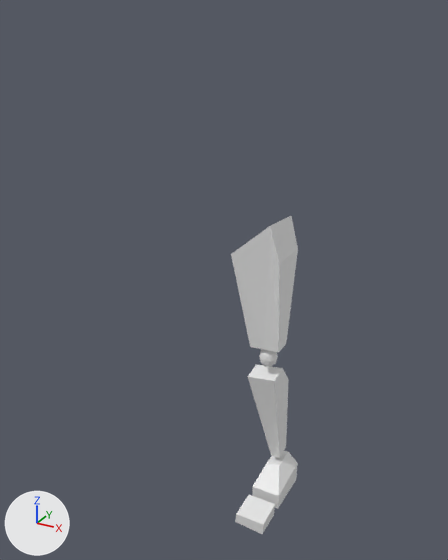
Before and after pictures for a commit that changed the Blender file PolyPeople.blend.
One viewpoint serves both versions: a camera (50 mm lens) standing at (1.43, -2.57, 2.61) and looking at (0.01, 0.01, 1.32). The lights are fixed; the arrows at lower left show +X, +Y and +Z.
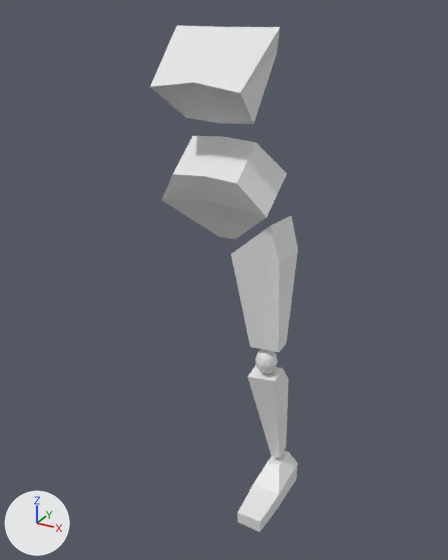
The change, as JSON lines over the scene's bpy script:
```json
{"block": "me_cube_006", "where": "# used by ob_cube_003; location = (0.302, 0.0, 0.026); scale = (0.0777, 0.0777, 0.0777)"}
{"op": "remove", "block": "me_cube_006", "code": "me_cube_006.from_pydata(...)  # 12 vertices, 10 faces; spans x -0.99..1.14, y -0.6..2.9, z -0.35..2.14"}
{"op": "add", "block": "me_cube_006", "code": "me_cube_006.from_pydata(...)  # 20 vertices, 18 faces; spans x -0.99..1.14, y -3.3..2.9, z -0.31..2.14"}
{"block": "me_cube_006", "change": "me_cube_006 part 1"}
{"block": "me_cube_006", "change": "1 face is deleted"}
{"block": "me_cube_006", "change": "3 vertices move from x -0.96..1.14, y -0.6..-0.53, z -0.35..0.92 to x -0.96..1.14, y -0.56..-0.52, z -0.26..1.05"}
{"block": "me_cube_006", "change": "8 vertices are added at x -0.91..1.06, y -3.3..-1.86, z -0.29..0.87"}
{"block": "me_cube_006", "change": "9 new faces join them"}
{"block": "me_cube_007", "where": "# used by ob_cube_004; location = (0.321, -0.188, 0.061); scale = (0.0481, 0.0481, 0.0481)"}
{"op": "remove", "block": "me_cube_007", "code": "me_cube_007.from_pydata(...)  # 8 vertices, 6 faces; spans x -2.07..1.51, y -1.3..1.93, z -1.44..0.49"}
{"op": "add", "block": "me_cube_007", "code": "me_cube_007.from_pydata(...)  # 12 vertices, 10 faces; spans x 0.0..2.95, y -1.67..2.69, z -3.39..1.89"}
{"block": "me_cube_007", "change": "me_cube_007 part 2: the whole mesh is rebuilt"}
{"op": "add", "block": "me_cube_009", "code": ["me_cube_009 = bpy.data.meshes.new('Cube.009')", "me_cube_009.from_pydata([(0.95, -0.11, -1.28), (1.19, -1.27, -0.44), (1.0, 0.99, 0.25), (1.38, 0.26, 0.85), (0.0, 0.99, 0.2), (0.0, 0.26, 0.84), (0.0, -0.11, -1.35), (0.0, -1.27, -0.27)], [], [(4, 5, 3, 2), (2, 3, 1, 0), (4, 2, 0, 6), (3, 5, 7, 1), (0, 1, 7, 6)])"]}
{"op": "set", "path": "ob_cube_002.location", "old": "(0.263, 0.036, 0.923)", "new": "(0.254, 0.03, 0.898)"}
{"op": "set", "path": "ob_cube_002.scale", "old": "(0.0777, 0.0777, 0.0777)", "new": "(0.0938, 0.0938, 0.0938)"}
{"op": "set", "path": "ob_cube_004.location", "old": "(0.321, -0.188, 0.061)", "new": "(0.0, 0.0, 1.865)"}
{"op": "set", "path": "ob_cube_004.scale", "old": "(0.0481, 0.0481, 0.0481)", "new": "(0.0978, 0.0978, 0.0978)"}
{"op": "add", "block": "ob_cube_004", "code": "_m = ob_cube_004.modifiers.new('Mirror', 'MIRROR')"}
{"op": "add", "block": "ob_cube_004", "code": "_m.use_clip = True"}
{"op": "add", "block": "ob_cube_005", "code": ["ob_cube_005 = bpy.data.objects.new('Cube.005', me_cube_009)", "ob_cube_005.location = (0.0, 0.0, 2.371)", "ob_cube_005.scale = (0.188, 0.188, 0.188)", "_m = ob_cube_005.modifiers.new('Mirror', 'MIRROR')", "_m.use_clip = True"]}
```

Boxes [x1, y1, x2, y2] around the edits, measured in the pictures (448 x 560 px):
```json
{"object": "Cube.005", "change": "added", "after": [150, 26, 280, 124]}
{"object": "Cube.004", "change": "reshaped, moved, rescaled, modifiers changed", "before": [235, 495, 275, 534], "after": [162, 136, 287, 239], "on screen": "207% wider, 160% taller"}
{"object": "Cube.003", "change": "reshaped", "before": [252, 451, 298, 509], "after": [237, 451, 298, 532], "on screen": "32% wider, 39% taller"}
{"object": "Cube.002", "change": "moved, rescaled", "before": [259, 349, 278, 367], "after": [255, 349, 278, 374]}
{"part": 1, "of": "me_cube_006", "change": "built on", "before": [252, 472, 283, 509], "after": [237, 472, 283, 532]}
```
